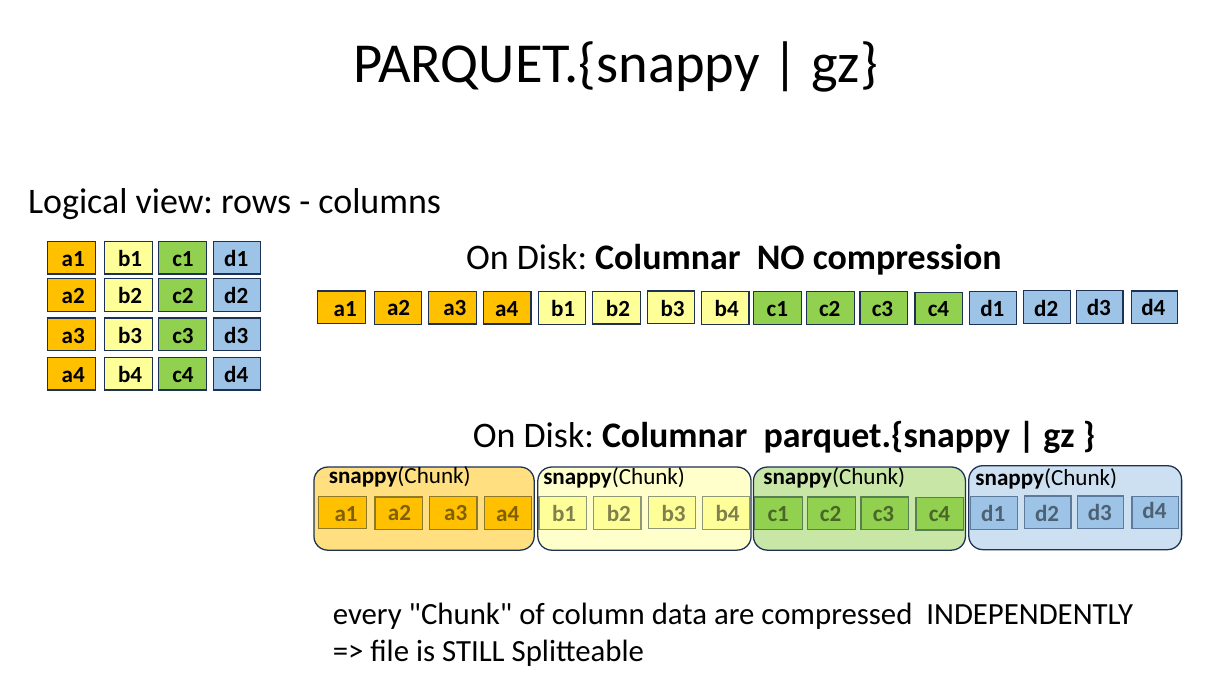
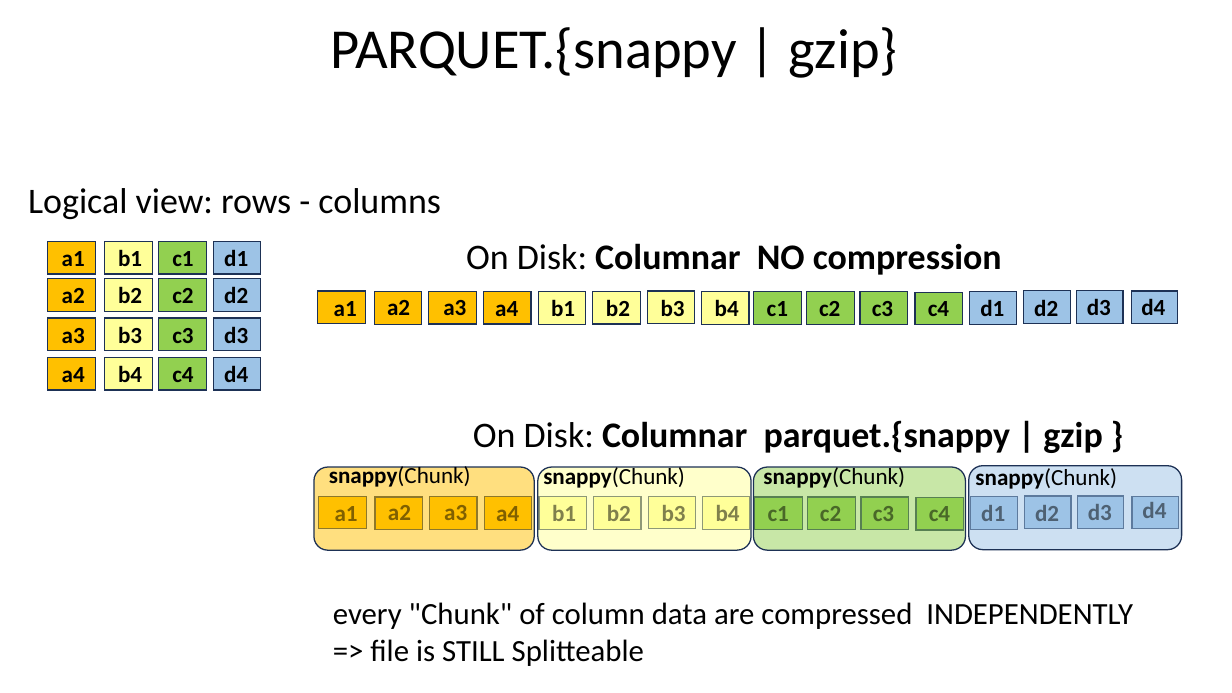
Before and after one commit to Arnaud-Nauwynck/presentations, a slide deck: slide 37 of pres-bigdata/8-Datalake-File-Format-Parquet.pptx (slide 29 before the commit). Drawn at 1232x693 pixels with LibreOffice and Linux fonts; fonts in the diff are those of the drawing. Boxes give left, top, right and bottom in pixels: in the first picture for what was removed or moved away, otherwise in the second. Text is boxed around its words. In the diff, an @@ line names an element or a change of style, - is before the commit and + after.

```diff
--- a/pres-bigdata/8-Datalake-File-Format-Parquet.pptx
+++ b/pres-bigdata/8-Datalake-File-Format-Parquet.pptx
@@ title at [330,27,897,78]: text changed @@
-PARQUET.{snappy | gz}
+PARQUET.{snappy | gzip}
@@ text at [473,420,1102,453]: text changed @@
-On Disk: Columnar parquet.{snappy | gz }
+On Disk: Columnar parquet.{snappy | gzip }
```
Also in this commit, not shown: 46 other slides changed, 8 slides added, 22 other files.
